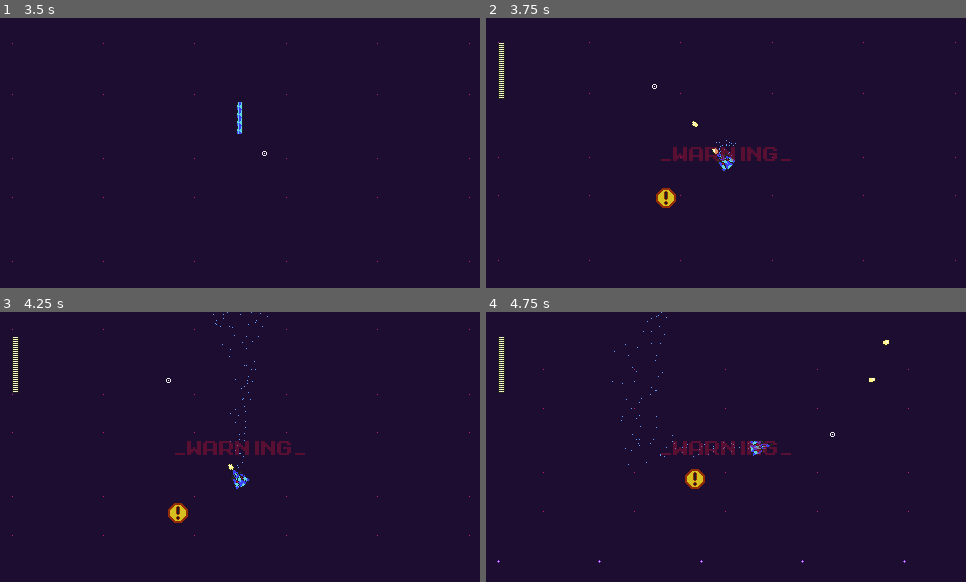
Above: before the commit, frames 1-4 (two rows, left to right).
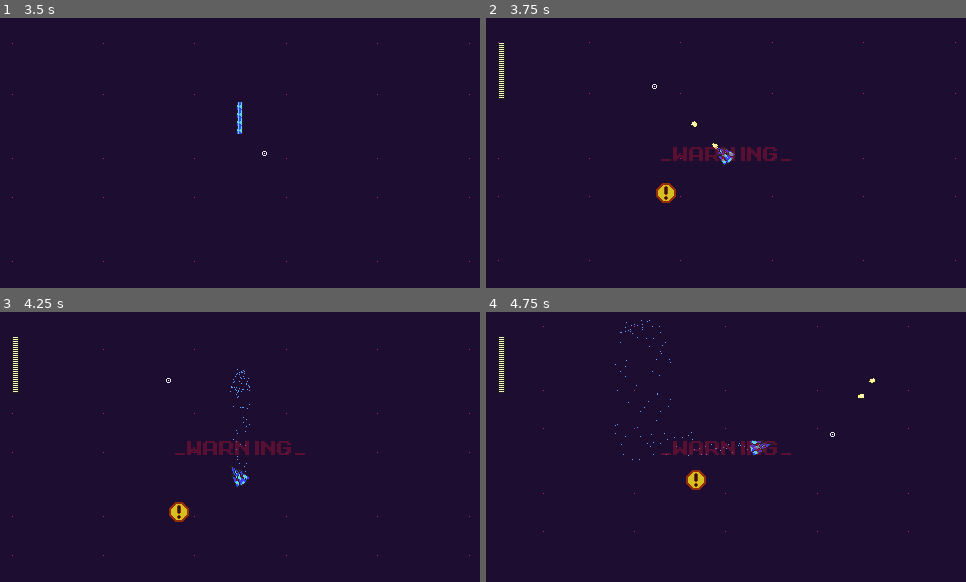
Above: after the commit, the same moments.

Repository: PKGaspi/Mega-Man-Space-2
Game: Godot game, scene res://scenes/space.tscn
The game is run twice, just before and just after one commit, with the same random seed, the same clock (stepped at 60 frames per second) and the same inputs.
Inputs (mouse positions are in pixels of both pictures, inside the frame that each line leads up to):
- Up to frame 1 (3.5 s): tap Enter at 0.5, 2 s; move the mouse to (216, 207) at 0.52 s; press the mouse at (216, 207) at 0.53 s; hold W (keyboard_move_up) 0.53-2.03 s; tap Space at 1.25, 2.75 s; move the mouse to (384, 193) at 1.27 s; release the mouse at (384, 193) at 1.28 s; click (384, 193) at 1.35 s; move the mouse to (96, 112) at 2.02 s; press the mouse at (96, 112) at 2.03 s; hold A (keyboard_move_left) from 2.03 s (still down); move the mouse to (264, 153) at 2.77 s; release the mouse at (264, 153) at 2.78 s; click (264, 153) at 2.85 s
- Up to frame 2 (3.75 s): tap Enter at 3.5 s; move the mouse to (654, 85) at 3.52 s; release A (keyboard_move_left) at 3.53 s; press the mouse at (654, 85) at 3.53 s; hold S (keyboard_move_down) from 3.53 s (still down)
- Up to frame 3 (4.25 s): keep holding S (keyboard_move_down)
- Up to frame 4 (4.75 s): move the mouse to (831, 433) at 4.27 s; release S (keyboard_move_down) at 4.28 s; release the mouse at (831, 433) at 4.28 s; hold D (keyboard_move_right) from 4.28 s (still down); click (831, 433) at 4.35 s

Frame 1 is identical in both runs. In frame 2, 0.4% of the frame differs, in the area x 2-98%, y 38-71%; in frame 3, 0.4%; in frame 4, 0.4%.

Commit message:
Changed propulsion particles speed to match ships speed.

Diff:
--- a/godot_proyect/scenes/characters/megaship/megaship.tscn
+++ b/godot_proyect/scenes/characters/megaship/megaship.tscn
@@ -101,7 +101,7 @@
 flag_disable_z = true
 spread = 50.0
 gravity = Vector3( 0, 0, 0 )
-initial_velocity = 50.0
+initial_velocity = 20.0
 orbit_velocity = 0.0
 orbit_velocity_random = 0.0
 linear_accel = -5.0
@@ -112,7 +112,7 @@
 format = 1
 stereo = true
 
-[node name="Megaship" instance=ExtResource( 1 )]
+[node name="Megaship" index="0" instance=ExtResource( 1 )]
 rotation = -1.5708
 collision_layer = 1
 collision_mask = 28
@@ -155,7 +155,6 @@
 position = Vector2( -0.5, -0.5 )
 rotation = 3.14159
 z_index = -3
-emitting = false
 amount = 100
 preprocess = 0.15
 randomness = 0.3
--- a/godot_proyect/scripts/characters/megaship/megaship.gd
+++ b/godot_proyect/scripts/characters/megaship/megaship.gd
@@ -24,7 +24,7 @@
 ## Gameplay values. ##
 ######################
 # Moving speed.
-const MOVE_SPEED_ACCEL = 30 # In pixels/second^2.
+const MOVE_SPEED_ACCEL = 10 # In pixels/second^2.
 const MOVE_SPEED_DEACCEL = 20 # In pixels/second^2.
 const MOVE_SPEED_MAX = 260 # In pixels/second.
 # Cannons positions.
@@ -158,6 +158,7 @@
 	$PropulsionParticles.emitting = speed != 0
 	var propulsion_dir = - motion_dir
 	$PropulsionParticles.global_rotation = propulsion_dir.angle()
+	$PropulsionParticles.process_material.initial_velocity = speed / 4
 
 	########## TEST
 	if Input.is_action_just_pressed("ui_down"):
